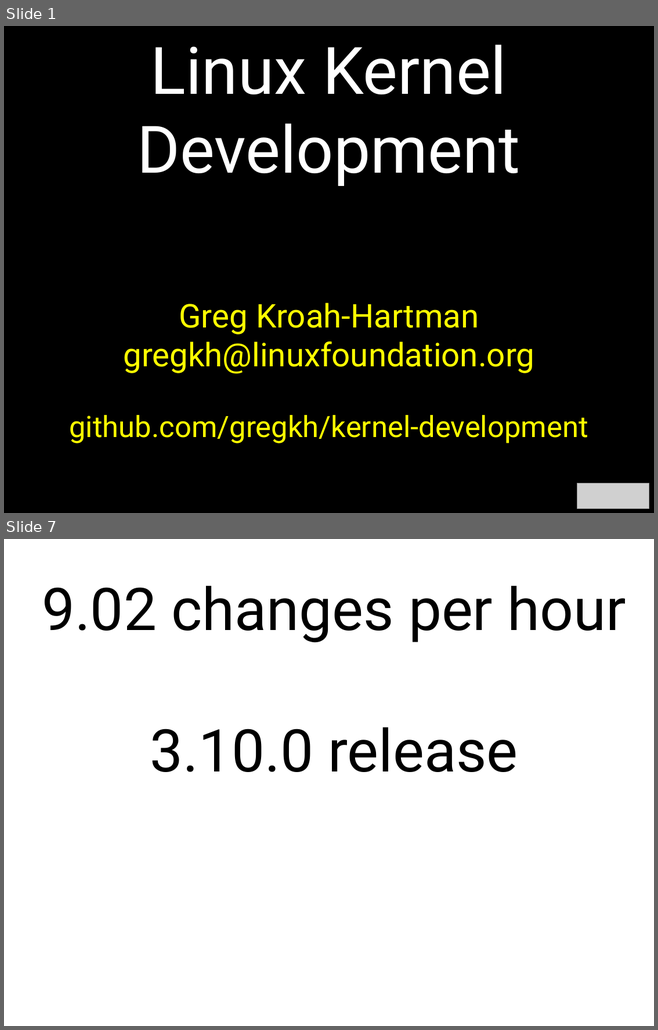
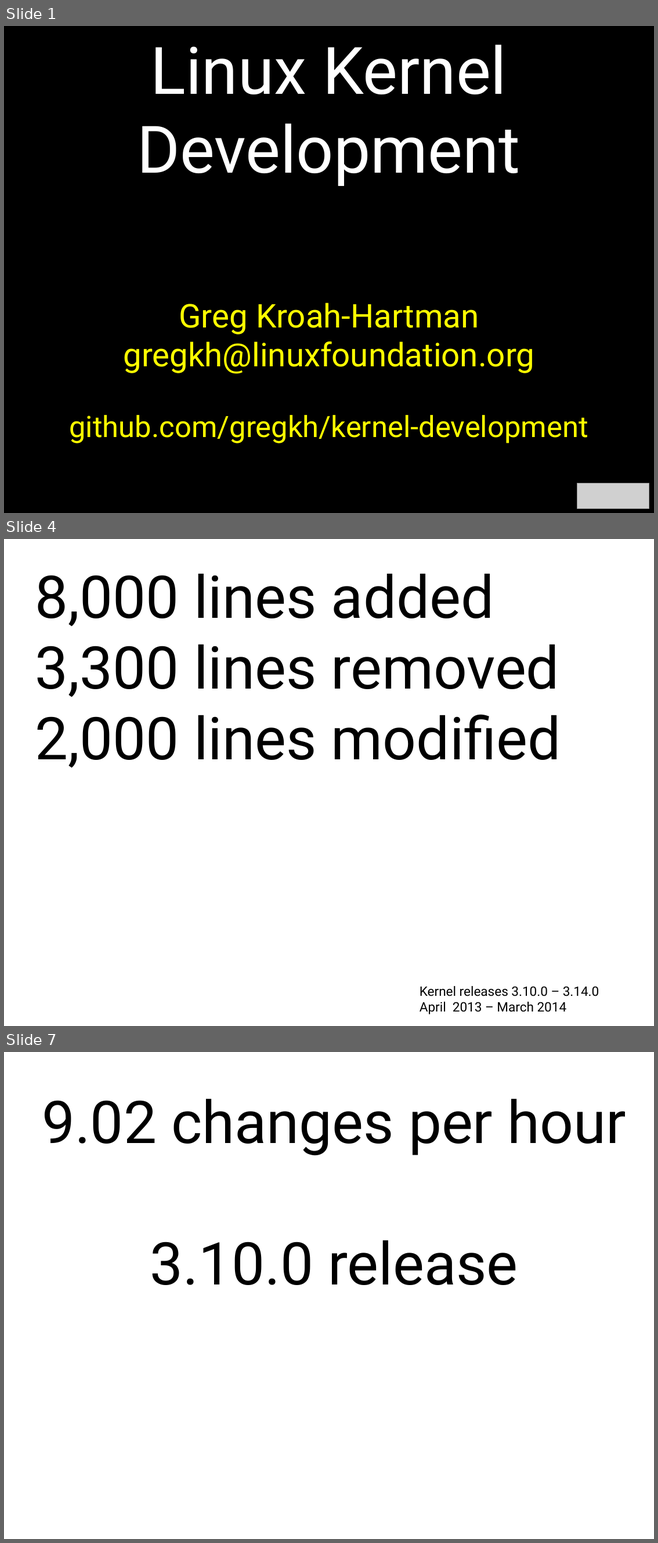
Before and after one commit to gregkh/kernel-development, a slide deck: kernel-development.odp. Shown one above the other, each under a label of ours: slides 1 and 7 before the commit, slides 1, 4 and 7 after it; the slides between them are not shown. The pictures are 658x1030 and 658x1543 pixels, drawn with LibreOffice and Linux fonts; fonts in the diff are those of the drawing; grey boxes stand for pictures. Boxes give left, top, right and bottom in pixels: in the first picture for what was removed or moved away, otherwise in the second. Text is boxed around its words. In the diff, an @@ line names an element or a change of style, - is before the commit and + after.

Commit message:
kernel-development: updates with new numbers

```diff
--- a/kernel-development.odp
+++ b/kernel-development.odp
@@ slide 4 added at (x1=4, y1=539, x2=654, y2=1026), background #FFFFFF @@
@@ text added at (x1=35, y1=573, x2=561, y2=768), 72 pt, text #000000 @@
+8,000 lines added
+3,300 lines removed
+2,000 lines modified
@@ text added at (x1=419, y1=986, x2=598, y2=1015), 16 pt, text #000000 @@
+Kernel releases 3.10.0 – 3.14.0
+April 2013 – March 2014
```
Also in this commit, not shown: 9 slides changed, 1 other slide added, 2 slides removed, 1 other file.
